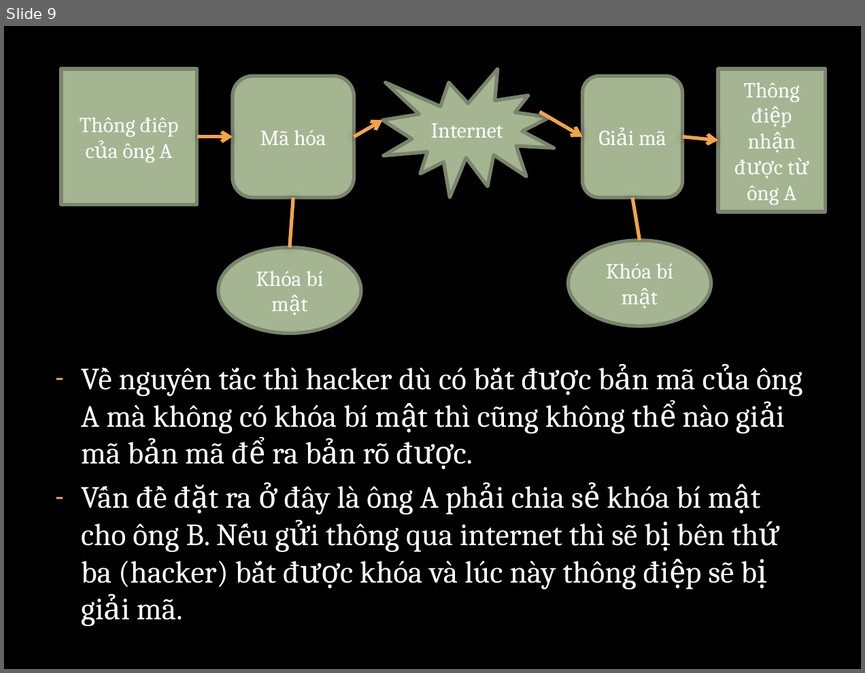
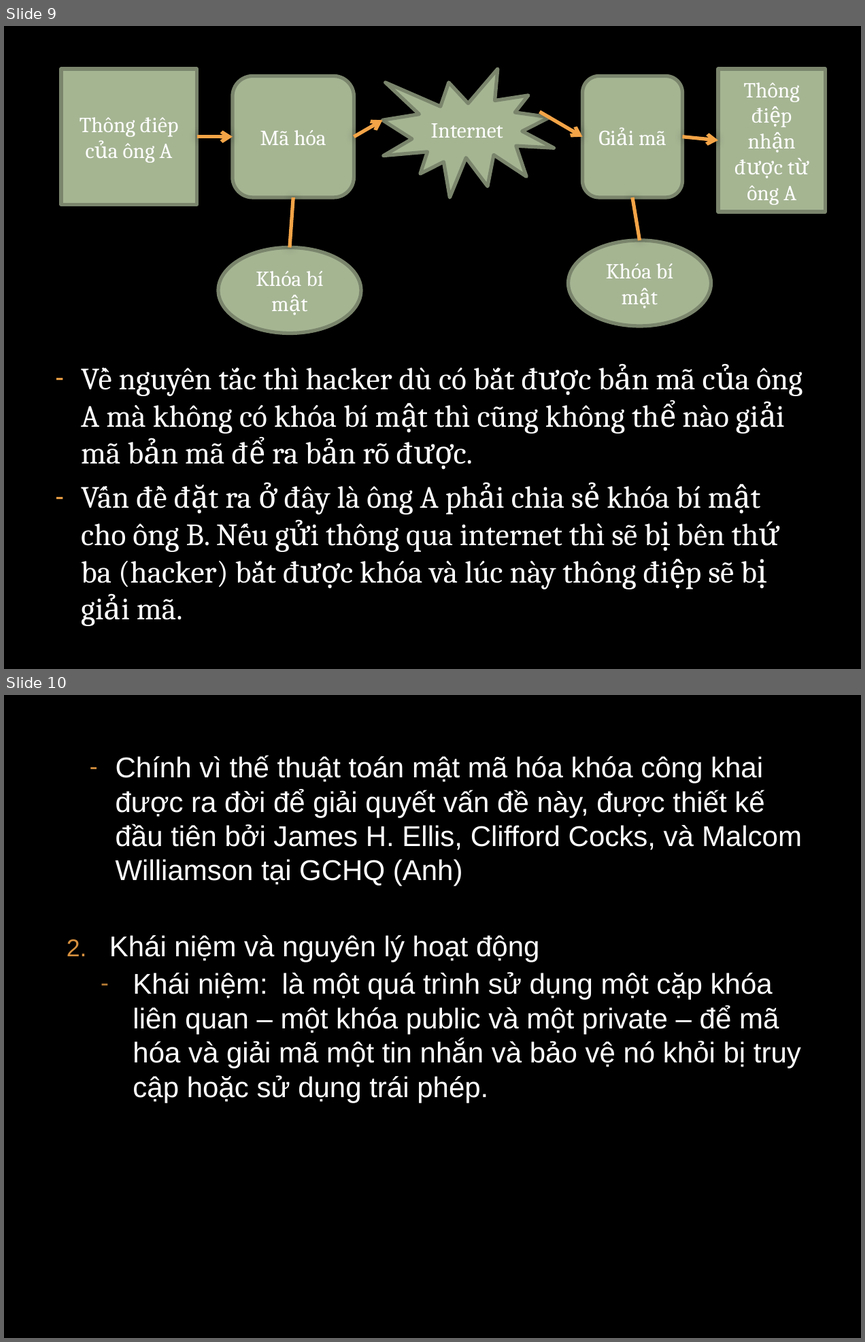
Before and after one commit to datptithcm/DEMO-RSA-ANTOANVABAOMATTHONGTIN, a slide deck: powerpoint/ATVBMHTTT.pptx. Shown one above the other, each under a label of ours: slide 9 before the commit, slides 9 and 10 after it. The pictures are 865x673 and 865x1342 pixels, drawn with LibreOffice and Linux fonts; fonts in the diff are those of the drawing; background and template pictures are left out. Boxes give left, top, right and bottom in pixels: in the first picture for what was removed or moved away, otherwise in the second. Text is boxed around its words. In the diff, an @@ line names an element or a change of style, - is before the commit and + after.

```diff
--- a/powerpoint/ATVBMHTTT.pptx
+++ b/powerpoint/ATVBMHTTT.pptx
@@ slide 10 added at bbox=[4, 695, 861, 1338], background picture (left out) @@
@@ text added at bbox=[109, 755, 802, 1102], 24 pt, text #FFFFFF @@
+  ‐ Chính vì thế thuật toán mật mã hóa khóa công khai được ra đời để giải quyết vấn đề này, được thiết kế đầu tiên bởi James H. Ellis, Clifford Cocks, và Malcom Williamson tại GCHQ (Anh)
+  2. Khái niệm và nguyên lý hoạt động
+    ‐ Khái niệm: là một quá trình sử dụng một cặp khóa liên quan – một khóa public và một private – để mã hóa và giải mã một tin nhắn và bảo vệ nó khỏi bị truy cập hoặc sử dụng trái phép.
```
Also in this commit, not shown: 7 other slides added.
